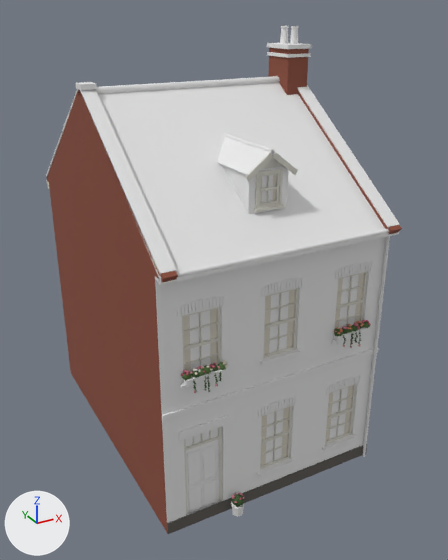
The glTF model assets/models/houses/terrace_60.glb, before and after one commit.
Both versions are drawn from a 50 mm camera at (-7.14, -10.29, 11.34) aimed at (0.34, 3.32, 4.54). The axes (+X, +Y, +Z) are drawn at lower left. The lights are the same throughout. The picture after the commit comes second. Objects named as collision shapes, trigger or cutter boxes, shadow casters or lower levels of detail are left out. Vertices at exactly the same position are counted once.

The older version as bpy lines, for what is in view:
```python
me_terrace_60 = bpy.data.meshes.new('terrace_60')
me_terrace_60.from_pydata(...)  # 4894 vertices, 7541 faces; spans x -3.01..3.01, y -0.38..8.32, z 0.0..10.91
me_terrace_60.materials.append(mat_house)
ob_terrace_60 = bpy.data.objects.new('terrace_60', me_terrace_60)
ob_terrace_60.location = (0.0, 0.0, 0.0)
```
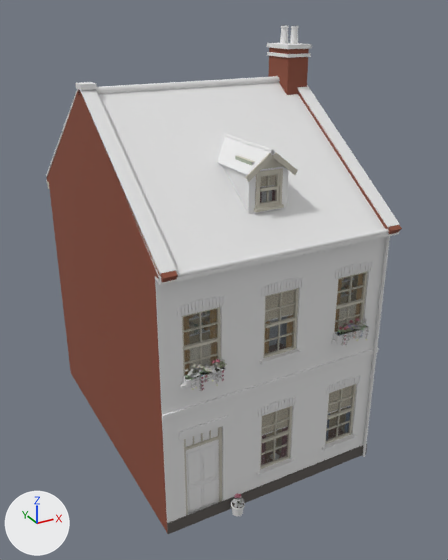
Pixel boxes [x1, y1, x2, y2] of what changed, in the pictures (448 x 560 px):
part 1 of me_terrace_60, added (mostly hidden)
    after: [189, 329, 210, 337]
part 2 of me_terrace_60, added (mostly hidden)
    after: [189, 313, 210, 320]
part 3 of me_terrace_60, deleted
    before: [181, 175, 371, 503]
part 4 of me_terrace_60, cut back
    before: [182, 320, 370, 517]
    after: [183, 273, 369, 516]
part 5 of me_terrace_60, added
    after: [235, 155, 276, 202]
part 6 of me_terrace_60, recoloured
    both: [182, 152, 368, 501]
part 7 of me_terrace_60, recoloured
    before: [189, 175, 359, 464]

The change, as a diff of the scene's bpy script:
```diff
--- a/assets/models/houses/terrace_60.glb.py
+++ b/assets/models/houses/terrace_60.glb.py
@@ mat_glass @@
+mat_glass = bpy.data.materials.new('glass')
+# nodes: BsdfPrincipled, Math, Mix, OutputMaterial, VertexColor
+# colours: grey #6c767c, mixed with the vertex colours
@@ mat_plant @@
+mat_plant = bpy.data.materials.new('plant')
+# nodes: BsdfPrincipled, Math, Mix, OutputMaterial, VertexColor
+# colours: white #e7e7e7, mixed with the vertex colours
@@ me_terrace_60 @@
 # used by ob_terrace_60; location = (0.0, 0.0, 0.0)
-me_terrace_60.from_pydata(...)  # 4894 vertices, 7541 faces; spans x -3.01..3.01, y -0.38..8.32, z 0.0..10.91
+me_terrace_60.from_pydata(...)  # 13985 vertices, 16553 faces; spans x -3.01..3.01, y -0.39..8.32, z 0.0..10.91
+# me_terrace_60 part 1: a new loose piece, a box spanning x -2.23..-1.33, y 0.612..0.832, z 4.712..4.737, in mat_house
+# me_terrace_60 part 2: a new loose piece, a box spanning x -2.23..-1.33, y 0.612..0.832, z 5.112..5.137, in mat_house
+# me_terrace_60 part 3: 111 loose pieces with 1330 vertices, spanning x -2.55..2.47, y -0.34..0.74, z 0.42..8.11, are deleted
+# me_terrace_60 part 4: 42 vertices moved within x -2.31..2.28, y -0.27..0.0, z 3.94..4.31; 1404 vertices removed from x -2.54..2.52, y -0.38..0.04, z 0.0..4.36; 11521 vertices added at x -2.58..2.67, y -0.39..0.83, z 0.0..5.86
+# me_terrace_60 part 5: 64 vertices added at x -0.39..0.64, y 0.75..1.47, z 7.15..8.37
+# me_terrace_60 part 6: 593 kept faces spanning x -3.0..3.0, y 0.04..8.2, z 0.14..8.56 get new vertex colours; the middle colour goes from white #edebe0 to pale yellow #dbd6c7
+# me_terrace_60 part 7: 12 faces spanning x -2.46..2.46, y 0.11..0.75, z 0.8..8.11 switch from mat_house to mat_glass
+# other edits to the shape of me_terrace_60 do not show in these pictures
+me_terrace_60.materials.append(mat_plant)
```
